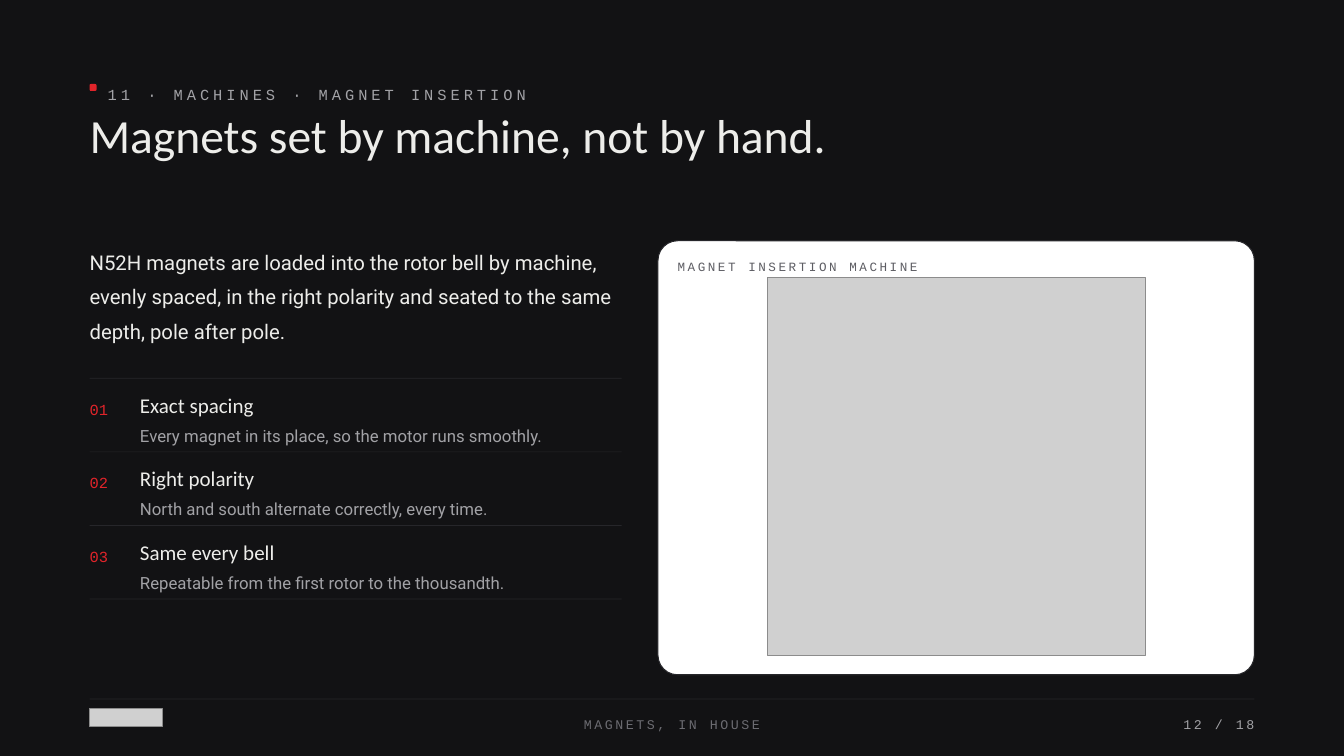
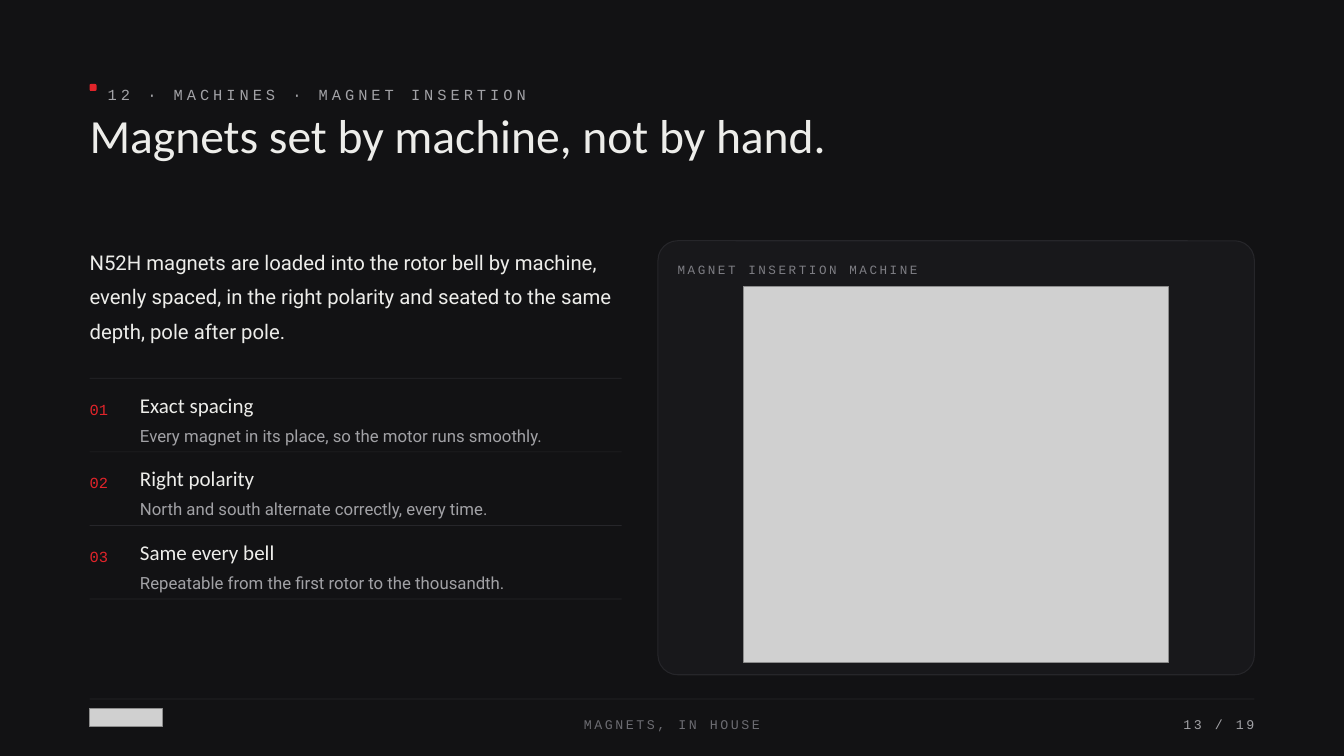
Before and after one commit to siddharthsu/siddharthsu, a slide deck: slide 13 of Taraxis_Presentation/Taraxis_Motor_Deck.pptx (slide 12 before the commit). Drawn at 1344x756 pixels with LibreOffice and Linux fonts; fonts in the diff are those of the drawing; grey boxes stand for pictures. Boxes give left, top, right and bottom in pixels: in the first picture for what was removed or moved away, otherwise in the second. Text is boxed around its words. In the diff, an @@ line names an element or a change of style, - is before the commit and + after.

```diff
--- a/Taraxis_Presentation/Taraxis_Motor_Deck.pptx
+++ b/Taraxis_Presentation/Taraxis_Motor_Deck.pptx
@@ text at [108,90,526,100]: text changed @@
-11 · MACHINES · MAGNET INSERTION
+12 · MACHINES · MAGNET INSERTION
@@ rounded rectangle at [658,241,1255,676]: fill #FFFFFF to #18181B @@
@@ text "MAGNET INSERTION MACHINE" at [678,265,917,274]: text colour #5D5D63 to #7E7E84 @@
@@ picture: place and size @@
-picture at [767,277,1145,655]
+picture at [744,287,1170,662]
@@ text at [1183,720,1254,729]: text changed @@
-12 / 18
+13 / 19
```
Also in this commit, not shown: 16 other slides changed, 1 slide added, 2 other files.
